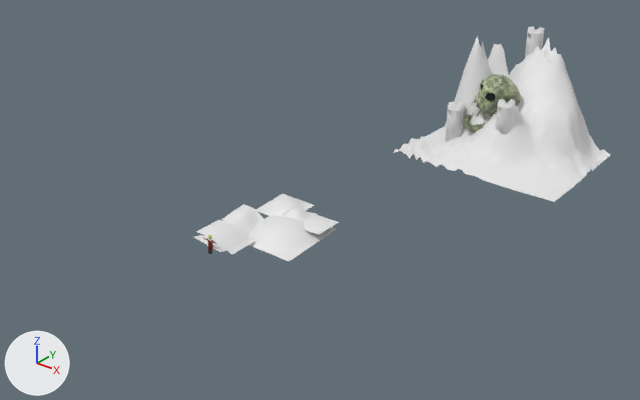
A saved change to the glTF model assets/Models/MainMenuLayout.glb.
Rendered twice from a 50 mm lens placed at (188.0, -177.0, 143.0), pointed at (-9.0, 68.0, -9.0). Arrows for +X, +Y and +Z are at lower left; the lights stay in place. The older version comes first. Where no turn or scale is listed for an object, it has been applied to the vertices.
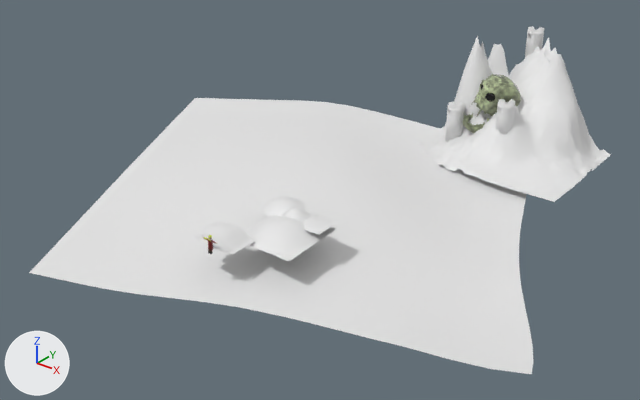
Boxes (x1, y1, x2, y2) around the edits, measured in the pictures (640 x 400 px):
'Plane.006', moved, turned, rescaled: before (222, 204, 265, 236); after (29, 98, 533, 374)

The change, as a list of edits to the scene's bpy script:
```text
Change ob_plane_006:
    ob_plane_006.location: (-5.4, 22.4, 2.6) -> (-21.4, 75.2, -7.2)
    ob_plane_006.rotation_euler: (0.143, -0.127, -0.0104) -> (0.0601, -0.0894, 0.429)  # degrees (8.2, -7.3, -0.6) -> degrees (3.4, -5.1, 25)
    ob_plane_006.scale: (0.0898, 0.0887, 0.153) -> (1.26, 1.25, 0.57)
```
